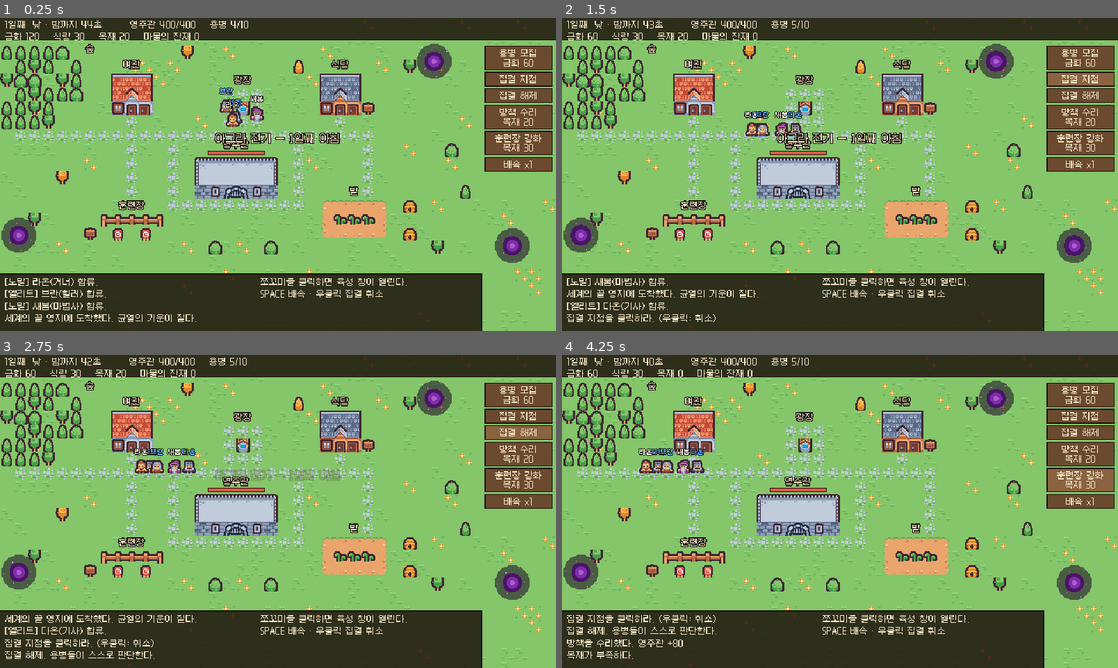
Above: before the commit, frames 1-4 (two rows, left to right).
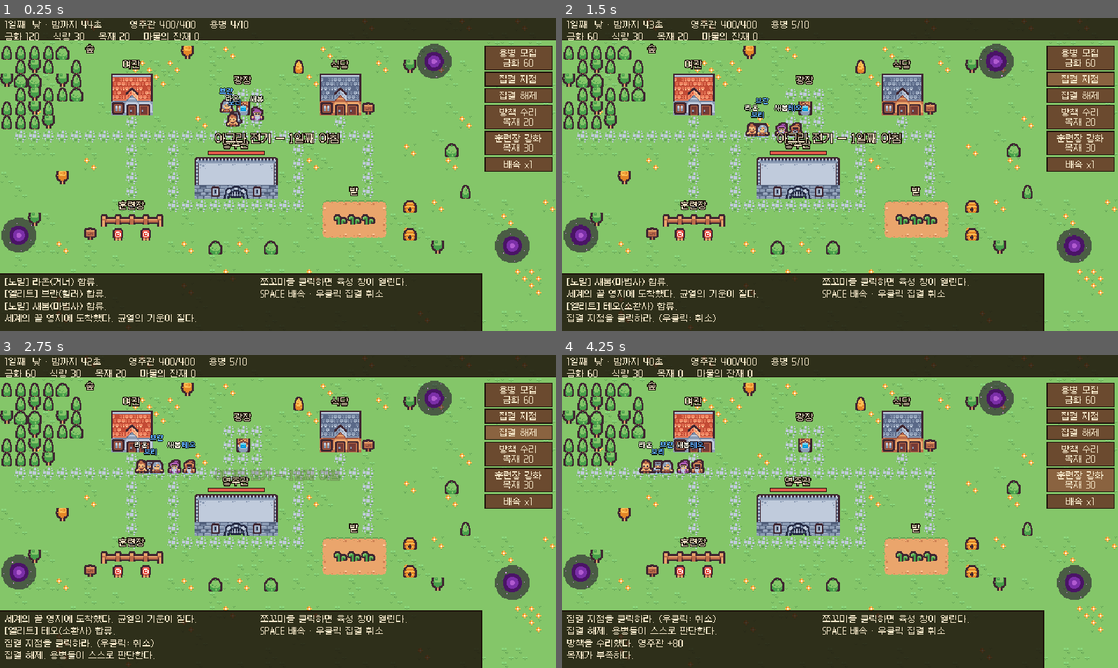
Above: after the commit, the same moments.

Repository: minjs-maxjs/game2
Game: Godot game, scene res://scenes/main.tscn
The game is run twice, just before and just after one commit, with the same random seed, the same clock (stepped at 60 frames per second) and the same inputs.
Inputs:
- Up to frame 1 (0.25 s): no input
- Up to frame 2 (1.5 s): click "용병 모집 금화 60" at 0.5 s; click "집결 지점" at 1.25 s
- Up to frame 3 (2.75 s): click "집결 해제" at 2 s
- Up to frame 4 (4.25 s): click "방책 수리 목재 20" at 2.75 s; click "훈련장 강화 목재 30" at 3.5 s

The runs differ from the first frame. In frame 1, less than 0.1% of the frame differs, in the area x 40-44%, y 24-30%; in frame 2, 0.5%; in frame 3, 0.6%, in the area x 7-36%, y 25-90%; in frame 4, 0.5%.

Commit message:
쪼꼬미 외형을 Super Retro World 캐릭터 팩으로 교체
- 32종 캐릭터에 성별·어울리는 직업 배정 (char_sprites.gd)
- 탄생 시 직업·성별에 맞는 외형을 겹치지 않게 고름, 4방향 걷기 애니메이션
- 팩은 재배포 금지라 .gitignore, 없으면 Kenney로 대신 그림
- 붙어 선 쪼꼬미 이름표는 위로 쌓아 겹치지 않게
- 테스트: 성별 균형, 이름·외형이 성별·직업과 맞는지

Co-Authored-By: Claude Opus 5.5 <noreply@anthropic.com>

Diff:
--- /dev/null
+++ b/scripts/char_sprites.gd
@@ -0,0 +1,76 @@
+extends RefCounted
+## 쪼꼬미 외형: Super Retro World Character Pack (Gif · Noiracide · Romi)
+##
+## 라이선스상 에셋을 재배포할 수 없어 저장소에 넣지 않는다(.gitignore).
+## 팩 폴더가 있으면 그 그림을, 없으면 Kenney 스프라이트로 대신 그린다.
+##
+## 캐릭터 한 장 = 48x80. 칸 16x20, 가로 3칸(걷기 프레임), 세로 4줄(방향).
+
+const PACK_DIR := "res://SuperRetroWorld_CharacterPack_Full/sprite_split"
+const FRAME := Vector2i(16, 20)
+enum Dir { DOWN, LEFT, RIGHT, UP }
+const WALK := [0, 1, 2, 1]   # 걷기 프레임 순서, 서 있을 때는 1
+
+## 캐릭터 번호 → [성별, 어울리는 직업들]. 새 캐릭터는 여기 한 줄 추가.
+const CHARS := {
+	1: ["남", ["gunner", "knight"]],    17: ["남", ["gunner", "knight"]],
+	2: ["여", ["summoner", "healer"]],  18: ["여", ["summoner", "mage"]],
+	3: ["여", ["knight", "mage"]],      19: ["여", ["knight", "mage"]],
+	4: ["남", ["mage", "healer"]],      20: ["남", ["summoner", "healer"]],
+	5: ["여", ["healer"]],              21: ["여", ["healer"]],
+	6: ["여", ["gunner"]],              22: ["여", ["summoner", "gunner"]],
+	7: ["남", ["knight"]],              23: ["남", ["knight", "gunner"]],
+	8: ["남", ["knight"]],              24: ["남", ["knight"]],
+	9: ["남", ["knight"]],              10: ["여", ["healer", "gunner"]],
+	11: ["여", ["mage"]],               12: ["여", ["summoner", "mage"]],
+	13: ["남", ["knight"]],             14: ["여", ["gunner"]],
+	15: ["여", ["gunner", "knight"]],   16: ["여", ["summoner"]],
+	25: ["남", ["healer"]],             26: ["여", ["healer"]],
+	27: ["남", ["mage", "summoner"]],   28: ["남", ["mage", "summoner"]],
+	29: ["남", ["mage", "summoner"]],   30: ["남", ["mage", "summoner"]],
+	31: ["남", ["mage", "summoner"]],   32: ["남", ["mage", "summoner"]],
+}
+
+static var _cache := {}
+
+
+static func path_of(id: int) -> String:
+	return "%s/character_%d/character_%d_frame16x20.png" % [PACK_DIR, id, id]
+
+
+static func available() -> bool:
+	return FileAccess.file_exists(path_of(1))
+
+
+## 직업과 성별에 맞는 캐릭터 번호. 겹치지 않게 used를 피하고, 없으면 0.
+static func pick(job_id: String, gender: String, used: Array, rng: RandomNumberGenerator) -> int:
+	if not available():
+		return 0
+	var best: Array = []
+	var any: Array = []
+	for id in CHARS:
+		var c: Array = CHARS[id]
+		if c[0] == gender and job_id in c[1]:
+			any.append(id)
+			if not used.has(id):
+				best.append(id)
+	var pool := best if not best.is_empty() else any
+	return 0 if pool.is_empty() else pool[rng.randi() % pool.size()]
+
+
+static func gender_of(id: int) -> String:
+	return CHARS[id][0] if CHARS.has(id) else ""
+
+
+## 가져올 때 import를 거치지 않도록 PNG를 직접 읽는다 (팩이 없어도 프로젝트가 열린다).
+static func sheet(id: int) -> Texture2D:
+	if _cache.has(id):
+		return _cache[id]
+	var img := Image.load_from_file(ProjectSettings.globalize_path(path_of(id)))
+	var tex: Texture2D = ImageTexture.create_from_image(img) if img else null
+	_cache[id] = tex
+	return tex
+
+
+static func frame_rect(dir: int, col: int) -> Rect2:
+	return Rect2(col * FRAME.x, dir * FRAME.y, FRAME.x, FRAME.y)
--- a/scripts/main.gd
+++ b/scripts/main.gd
@@ -295,7 +295,7 @@
 	var picked = null
 	var best := 12.0
 	for m in mercs:
-		var d: float = (m.position + Vector2(0, -7)).distance_to(p)
+		var d: float = (m.position + Vector2(0, -9)).distance_to(p)
 		if d < best:
 			best = d
 			picked = m
--- a/scripts/mercenary.gd
+++ b/scripts/mercenary.gd
@@ -5,6 +5,7 @@
 
 const JobData = preload("res://scripts/job_data.gd")
 const Summon = preload("res://scripts/summon.gd")
+const CharSprites = preload("res://scripts/char_sprites.gd")
 
 ## 성별마다 이름 목록이 따로 있다. 다 쓰면 겹쳐도 된다.
 const NAMES := {
@@ -58,7 +59,9 @@
 var flash_color := Color.YELLOW
 var splash_at := Vector2.ZERO
 var splash_t := 0.0
-var sprite_index := 96
+var sprite_index := 96          # 팩이 없을 때 쓰는 Kenney 스프라이트
+var char_id := 0                # Super Retro World 캐릭터 번호 (0 = 팩 없음)
+var dir := CharSprites.Dir.DOWN
 var facing := 1.0
 var moving := false
 var bob := 0.0
@@ -72,7 +75,17 @@
 
 ## 태어날 때 모든 것이 정해진다. forced_job이 비어 있으면 직업도 무작위.
 func roll_identity(rng: RandomNumberGenerator, forced_job: String = "", taken: Array[String] = []) -> void:
+	var ids: Array = JobData.JOBS.keys()
+	job_id = forced_job if forced_job != "" else ids[rng.randi() % ids.size()]
 	gender = "남" if rng.randf() < 0.5 else "여"
+	var used: Array = []
+	if game != null:
+		for other in game.mercs:
+			used.append(other.char_id)
+	char_id = CharSprites.pick(job_id, gender, used, rng)
+	if char_id == 0 and CharSprites.available():   # 그 성별에 맞는 그림이 없으면 반대 성별로
+		gender = "여" if gender == "남" else "남"
+		char_id = CharSprites.pick(job_id, gender, used, rng)
 	var pool: Array = NAMES[gender]
 	var free_names: Array = []
 	for n in pool:
@@ -81,8 +94,6 @@
 	if free_names.is_empty():
 		free_names = pool.duplicate()
 	merc_name = free_names[rng.randi() % free_names.size()]
-	var ids: Array = JobData.JOBS.keys()
-	job_id = forced_job if forced_job != "" else ids[rng.randi() % ids.size()]
 	for s in JobData.STATS:
 		stats[s] = float(clampi(roundi(rng.randfn(10.0, 3.5)), 1, 25))
 	stats[job()["primary"]] += 2.0   # 직업 적성
@@ -467,41 +478,55 @@
 		next = path[0]
 	elif not game.is_walkable(p) and game.is_walkable(position):
 		return
-	if absf(next.x - position.x) > 0.5:
-		facing = signf(next.x - position.x)
+	var d := next - position
+	if absf(d.x) > 0.5:
+		facing = signf(d.x)
+	if d.length() > 0.5:
+		if absf(d.x) > absf(d.y):
+			dir = CharSprites.Dir.RIGHT if d.x > 0 else CharSprites.Dir.LEFT
+		else:
+			dir = CharSprites.Dir.DOWN if d.y > 0 else CharSprites.Dir.UP
 	position = position.move_toward(next, step)
 
 
 # ------------------------------------------------------------------ 그리기
-## 원점 = 발밑. 스프라이트는 16x16 (Kenney Tiny Dungeon).
+## 원점 = 발밑. 팩이 있으면 16x20 캐릭터(4방향 걷기), 없으면 16x16 Kenney.
 
 func _draw() -> void:
-	var tex: Texture2D = game.dungeon_tex
-	var src := Rect2(game.tile_src(sprite_index))
 	var gcol: Color = grade_info()["color"]
+	var sheet: Texture2D = CharSprites.sheet(char_id) if char_id > 0 else null
+	var h := 20.0 if sheet else 16.0
 	if downed:
 		draw_set_transform(Vector2(0, -4), PI / 2.0, Vector2.ONE)
-		draw_texture_rect_region(tex, Rect2(-8, -8, 16, 16), src, Color(0.55, 0.45, 0.45))
+		if sheet:
+			draw_texture_rect_region(sheet, Rect2(-8, -10, 16, 20), CharSprites.frame_rect(CharSprites.Dir.DOWN, 1), Color(0.55, 0.45, 0.45))
+		else:
+			draw_texture_rect_region(game.dungeon_tex, Rect2(-8, -8, 16, 16), Rect2(game.tile_src(sprite_index)), Color(0.55, 0.45, 0.45))
 		draw_set_transform(Vector2.ZERO, 0.0, Vector2.ONE)
 		return
-	var hop := -1.0 if moving and int(bob) % 2 == 0 else 0.0
 	# 발밑 그림자 (등급 색, 노말은 검정)
 	draw_rect(Rect2(-5, -1, 10, 2), Color(gcol, 0.6) if grade > 0 else Color(0, 0, 0, 0.25))
-	draw_set_transform(Vector2(0, hop), 0.0, Vector2(facing, 1.0))
-	draw_texture_rect_region(tex, Rect2(-8, -16, 16, 16), src)
-	draw_set_transform(Vector2.ZERO, 0.0, Vector2.ONE)
+	if sheet:
+		var col: int = CharSprites.WALK[int(bob * 0.75) % 4] if moving else 1
+		draw_texture_rect_region(sheet, Rect2(-8, -20, 16, 20), CharSprites.frame_rect(dir, col))
+	else:
+		var hop := -1.0 if moving and int(bob) % 2 == 0 else 0.0
+		draw_set_transform(Vector2(0, hop), 0.0, Vector2(facing, 1.0))
+		draw_texture_rect_region(game.dungeon_tex, Rect2(-8, -16, 16, 16), Rect2(game.tile_src(sprite_index)))
+		draw_set_transform(Vector2.ZERO, 0.0, Vector2.ONE)
+	var top := -h   # 머리 꼭대기
 	# 전직 단계 표시 (발밑 금색 점)
 	for i in tier:
 		draw_rect(Rect2(-3 + i * 2, 2, 1, 1), Color("ffd84a"))
 	# 레전더리 반짝임
 	if grade == 3 and int(bob * 0.5) % 4 == 0:
-		draw_rect(Rect2(5, -16 + hop, 1, 1), Color.WHITE)
-		draw_rect(Rect2(-6, -11 + hop, 1, 1), gcol)
+		draw_rect(Rect2(6, top + 1, 1, 1), Color.WHITE)
+		draw_rect(Rect2(-7, top + 6, 1, 1), gcol)
 	if game.selected == self:
-		draw_rect(Rect2(-9, -18, 18, 20), Color(1, 0.95, 0.4), false, 1.0)
+		draw_rect(Rect2(-9, top - 2, 18, h + 4), Color(1, 0.95, 0.4), false, 1.0)
 	if hp < max_hp:
-		draw_rect(Rect2(-6, -20, 12, 2), Color(0.1, 0.1, 0.1))
-		draw_rect(Rect2(-6, -20, floorf(12.0 * hp / max_hp), 2), Color("5ad05a"))
+		draw_rect(Rect2(-6, top - 4, 12, 2), Color(0.1, 0.1, 0.1))
+		draw_rect(Rect2(-6, top - 4, floorf(12.0 * hp / max_hp), 2), Color("5ad05a"))
 	if flash_t > 0.0:
 		draw_line(Vector2(0, -8), flash_to + Vector2(0, -6), flash_color, 1.0)
 	if splash_t > 0.0:
@@ -509,10 +534,18 @@
 	var f: Font = game.font_s
 	# 이름은 항상 머리 위에 (등급 색). 체력바 바로 위.
 	var name_col: Color = gcol if grade > 0 else Color(0.95, 0.92, 0.85)
-	_label(f, merc_name, -21, name_col)
+	# 가까이 붙은 동료가 앞에 있으면 이름을 한 칸씩 위로 쌓는다
+	var stack := 0
+	for other in game.mercs:
+		if other == self:
+			break
+		if not other.downed and absf(other.position.x - position.x) < 22.0 and absf(other.position.y - position.y) < 10.0:
+			stack += 1
+	top -= mini(stack, 3) * 8
+	_label(f, merc_name, top - 5, name_col)
 	# 행동 이름은 선택했을 때와 위급 상태일 때만, 이름 위에 (겹침 방지)
 	if game.selected == self or activity in ["후퇴", "친구 구출", "배고픔", "치유"]:
-		_label(f, activity, -29, Color(1, 1, 1, 0.85))
+		_label(f, activity, top - 13, Color(1, 1, 1, 0.85))
 
 
 func _label(f: Font, text: String, y: float, col: Color) -> void:
--- a/tests/growth_test.gd
+++ b/tests/growth_test.gd
@@ -4,6 +4,7 @@
 
 const Mercenary = preload("res://scripts/mercenary.gd")
 const JobData = preload("res://scripts/job_data.gd")
+const CharSprites = preload("res://scripts/char_sprites.gd")
 
 var failures := 0
 var main
@@ -22,11 +23,21 @@
 	rng.seed = 42
 	var grade_counts := [0, 0, 0, 0]
 	var job_counts := {}
+	var gender_counts := {"남": 0, "여": 0}
+	var look_ok := true
+	var name_ok := true
 	for i in 3000:
 		var m: Mercenary = Mercenary.new()
 		m.roll_identity(rng)
 		grade_counts[m.grade] += 1
 		job_counts[m.job_id] = job_counts.get(m.job_id, 0) + 1
+		gender_counts[m.gender] += 1
+		if not (m.merc_name in Mercenary.NAMES[m.gender]):
+			name_ok = false
+		if m.char_id > 0:
+			var c: Array = CharSprites.CHARS[m.char_id]
+			if c[0] != m.gender or not (m.job_id in c[1]):
+				look_ok = false
 		m.free()
 	var pct := []
 	for i in grade_counts.size():
@@ -37,6 +48,14 @@
 		"등급이 높을수록 드물다")
 	check(grade_counts[3] > 0 and grade_counts[3] < 150, "레전더리는 0~5% 사이")
 	check(job_counts.size() == JobData.JOBS.size(), "모든 직업이 태어난다")
+	print("성별 분포: ", gender_counts, "  캐릭터 팩: ", CharSprites.available())
+	check(gender_counts["남"] > 1200 and gender_counts["여"] > 1200, "남녀가 고루 태어난다")
+	check(name_ok, "이름이 성별 목록에서 나온다")
+	check(look_ok, "외형이 성별·직업과 맞는다")
+	if CharSprites.available():
+		for job in JobData.JOBS:
+			for g in ["남", "여"]:
+				check(CharSprites.pick(job, g, [], rng) > 0, "%s %s 외형이 있다" % [job, g])
 
 	main = load("res://scenes/main.tscn").instantiate()
 	root.add_child(main)
Binary file changed: docs/screenshots/day.png
Binary file changed: docs/screenshots/night.png
